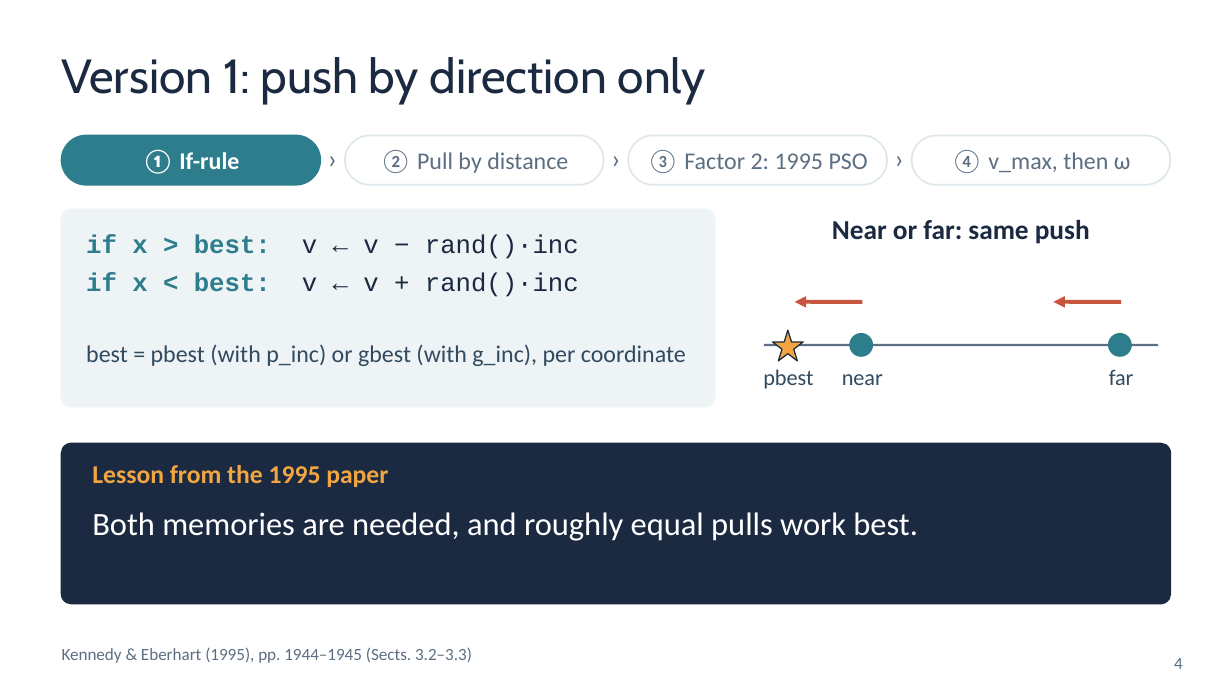
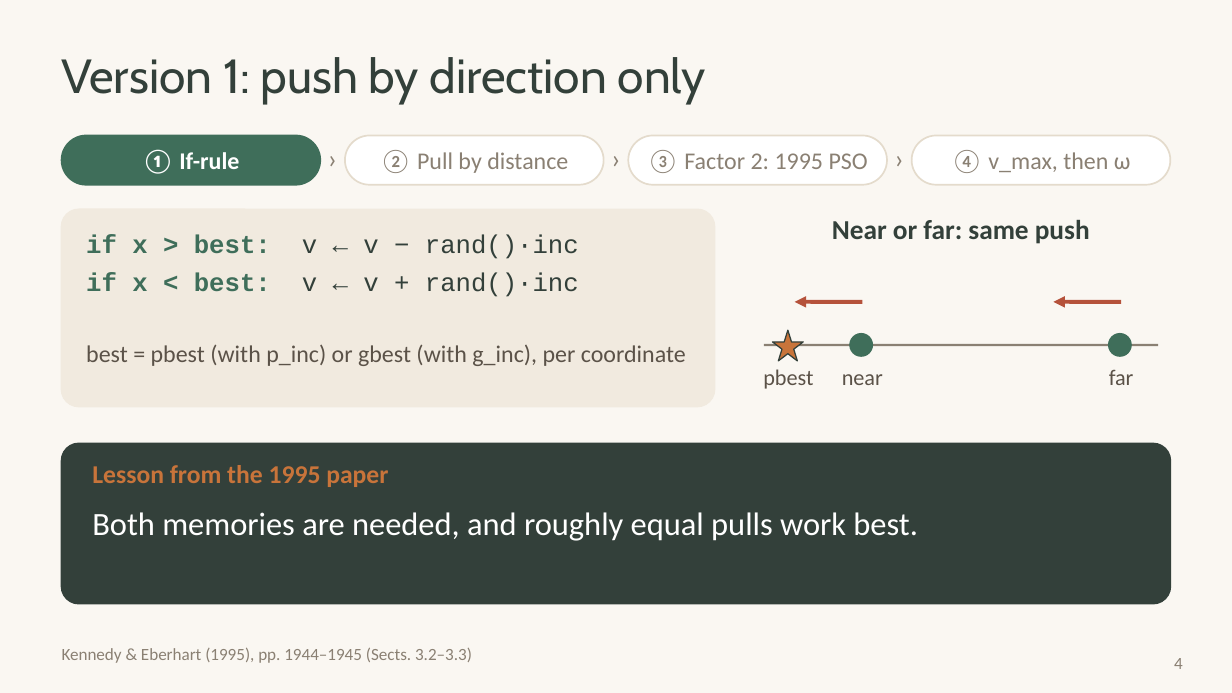
Before and after one commit to huynhhuuphucminh/Seminar-AI, a slide deck: slide 4 of slides/Slide_Seminar_PSO.pptx. Drawn at 1232x693 pixels with LibreOffice and Linux fonts; fonts in the diff are those of the drawing. Boxes give left, top, right and bottom in pixels: in the first picture for what was removed or moved away, otherwise in the second. Text is boxed around its words. In the diff, an @@ line names an element or a change of style, - is before the commit and + after.

```diff
--- a/slides/Slide_Seminar_PSO.pptx
+++ b/slides/Slide_Seminar_PSO.pptx
@@ background #FFFFFF to #FAF7F2 @@
@@ text "Version 1: push by direction ..." at (62, 57, 706, 104): text colour #1B2A41 to #33403A @@
@@ text colour #5C6F82 to #8A8073 in 8 elements at (380, 150, 568, 173), (647, 150, 868, 173), (951, 150, 1131, 173), (62, 648, 472, 663), (1174, 658, 1183, 669), (320, 133, 345, 182), (604, 133, 628, 182), (887, 133, 912, 182) @@
@@ outline #DDE7EC 1 pt to #E4DBCC 1 pt in 3 elements at (345, 136, 604, 185), (628, 136, 887, 185), (912, 136, 1170, 185) @@
@@ rounded rectangle at (62, 209, 715, 407): fill #EEF3F6 to #F1EADF; outline #EEF3F6 1 pt to #F1EADF 1 pt; proportions changed @@
@@ text "if x > best: v ..." at (86, 234, 579, 297): text colour #2E7D8C to #3F6E5A in "if x > best:", "if x < best:"; text colour #1B2A41 to #33403A in "v ← v − rand()·inc", "v ← v + rand()·inc" @@
@@ text "Near or far: same push" at (832, 220, 1090, 244): text colour #1B2A41 to #33403A @@
@@ arrow (795, 302) - (862, 302): stroke #C8553D 2.25 pt to #B5523B 2.25 pt @@
@@ arrow (1053, 302) - (1121, 302): stroke #C8553D 2.25 pt to #B5523B 2.25 pt @@
@@ line (764, 345) - (1158, 345): stroke #5C6F82 1.25 pt to #8A8073 1.25 pt @@
@@ star at (772, 330, 803, 361): fill #F2A541 to #C8743A; outline #1B2A41 0.75 pt to #33403A 0.75 pt @@
@@ fill #2E7D8C to #3F6E5A; outline #2E7D8C 1 pt to #3F6E5A 1 pt in 3 elements at (62, 136, 320, 185), (850, 334, 872, 356), (1109, 334, 1131, 356) @@
@@ text colour #324A5F to #5B5248 in 4 elements at (86, 345, 686, 366), (763, 369, 813, 389), (842, 374, 883, 385), (1109, 370, 1134, 385) @@
@@ rounded rectangle at (62, 444, 1170, 604): fill #1B2A41 to #33403A; outline #1B2A41 1 pt to #33403A 1 pt; proportions changed @@
@@ text "Lesson from the 1995 paper" at (92, 465, 388, 487): text colour #F2A541 to #C8743A @@
```
Also in this commit, not shown: 18 other slides changed, 8 other files.
